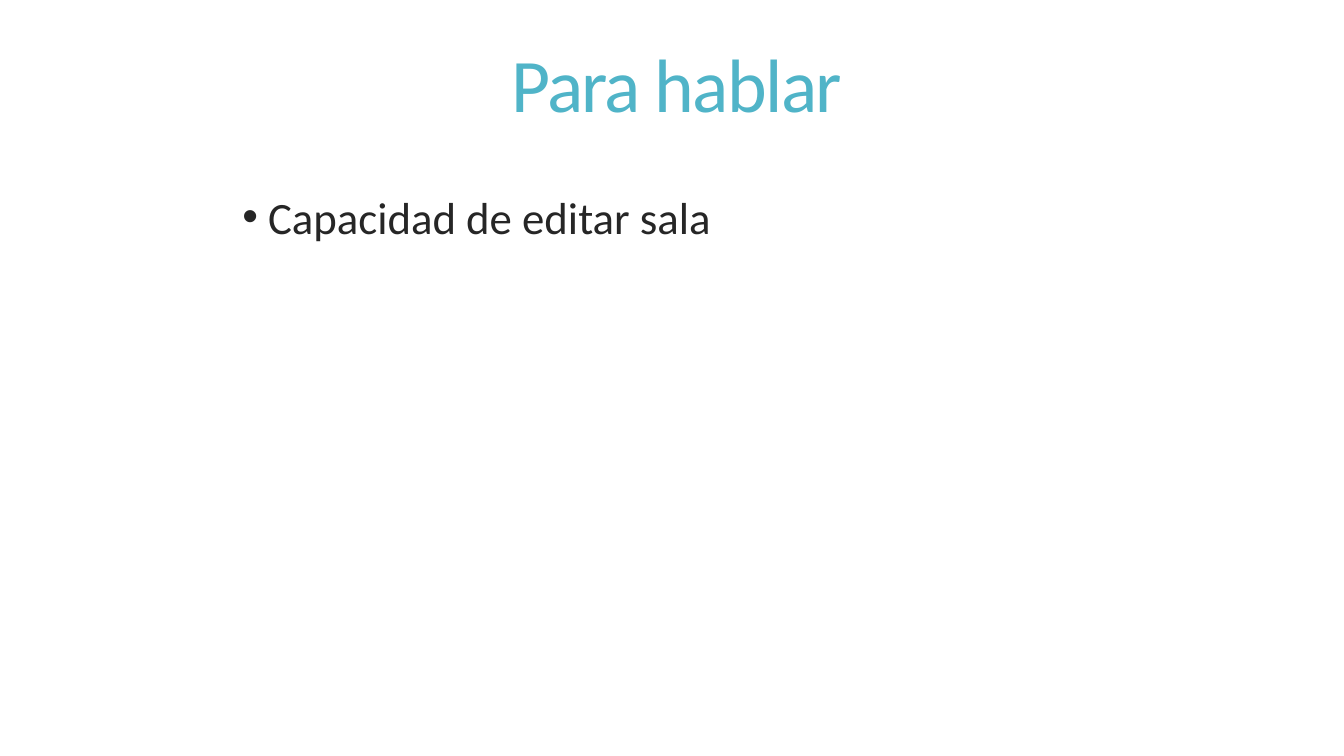
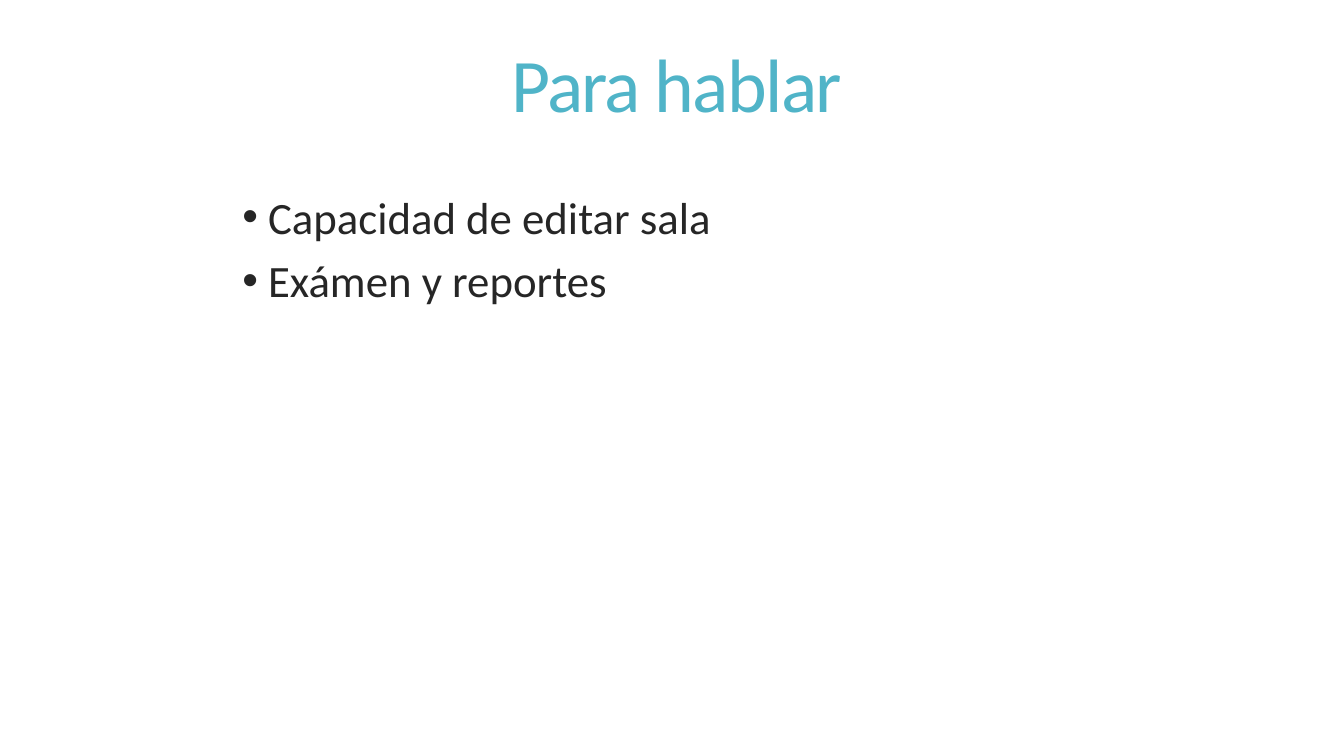
Before and after one commit to dschenkelman/a-malazan-wolvering, a slide deck: slide 12 of docs/Reuniones/Sprint 4/Informe de Avance/2013-10-28-InformedeAvance.pptx. Drawn at 1344x756 pixels with LibreOffice and Linux fonts; fonts in the diff are those of the drawing. Boxes give left, top, right and bottom in pixels: in the first picture for what was removed or moved away, otherwise in the second. Text is boxed around its words. In the diff, an @@ line names an element or a change of style, - is before the commit and + after.

```diff
--- a/docs/Reuniones/Sprint 4/Informe de Avance/2013-10-28-InformedeAvance.pptx
+++ b/docs/Reuniones/Sprint 4/Informe de Avance/2013-10-28-InformedeAvance.pptx
@@ text at (268,266,606,305): paragraph added @@
+• Exámen y reportes
```
Also in this commit, not shown: 11 other files.
